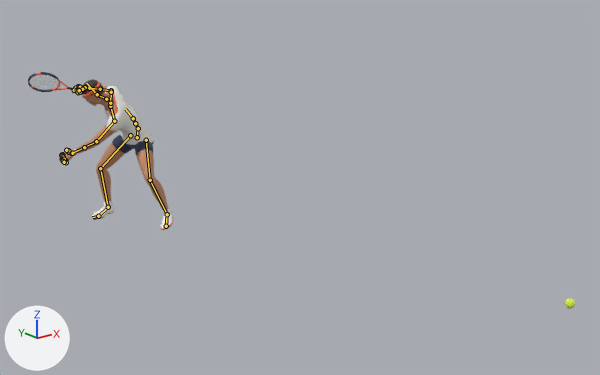
A saved change to the Blender file character-pipeline/kai/kai_07_ground.blend.
Before and after are seen from a 50 mm lens placed at (-4.0, -7.3, 2.99), pointed at (0.33, -1.88, 0.82). Every picture has the same lights, and +X, +Y and +Z are marked at lower left. The picture after the commit comes second. Both versions are drawn at frame 60 of the action 'Forehand'; the numbers are the values there. The bones that change, and the others that lie on the model, are drawn over the model as lines.

The first picture shows 'Kai_Ball', 'Kai_Body', 'Kai_Hair', 'Kai_Headband', 'Kai_Racket', 'Kai_Shirt', 'Kai_Shorts', 'Kai_Socks', 'Kai_Wristband_L' and 2 more.
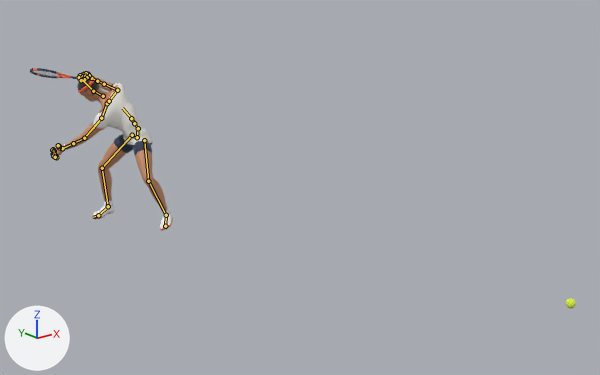
The change, as a list of edits to the scene's bpy script:
```text
Change bone_pelvis:
    where bone_pelvis = bpy.data.objects['Kai_Rig'].pose.bones['pelvis']  # child of 'Root'
    bone_pelvis.rotation_quaternion: (0.793, 0.111, -0.572, -0.181) -> (0.736, 0.108, -0.64, -0.195)  # degrees (50, -60, -56) -> degrees (69, -64, -76)
Change bone_spine_01:
    where bone_spine_01 = bpy.data.objects['Kai_Rig'].pose.bones['spine_01']  # child of 'pelvis'
    bone_spine_01.rotation_quaternion: (0.987, 0.098, -0.122, 0.021) -> (0.98, 0.104, -0.167, 0.043)  # degrees (11, -14, 1) -> degrees (12, -20, 3)
Change bone_spine_02:
    where bone_spine_02 = bpy.data.objects['Kai_Rig'].pose.bones['spine_02']  # child of 'spine_01'
    bone_spine_02.rotation_quaternion: (0.987, 0.098, -0.123, -0.012) -> (0.977, 0.11, -0.182, 0.009)  # degrees (12, -14, -3) -> degrees (13, -21, -1)
Change bone_spine_03:
    where bone_spine_03 = bpy.data.objects['Kai_Rig'].pose.bones['spine_03']  # child of 'spine_02'
    bone_spine_03.rotation_quaternion: (0.987, 0.101, -0.126, -0.015) -> (0.979, 0.117, -0.169, 0.006)  # degrees (12, -14, -3) -> degrees (14, -19, -2)
Change bone_clavicle_l:
    where bone_clavicle_l = bpy.data.objects['Kai_Rig'].pose.bones['clavicle_l']  # child of 'spine_03'
    bone_clavicle_l.rotation_quaternion: (0.992, 0.075, 0.0, -0.097) -> (0.99, 0.12, 0.04, -0.062)  # degrees (9, 1, -11) -> degrees (14, 5, -7)
Change bone_upperarm_l:
    where bone_upperarm_l = bpy.data.objects['Kai_Rig'].pose.bones['upperarm_l']  # child of 'clavicle_l'
    bone_upperarm_l.rotation_quaternion: (0.818, 0.534, 0.081, 0.197) -> (0.834, 0.48, -0.169, 0.212)  # degrees (65, -4, 24) -> degrees (57, -29, 13)
Change bone_upperarm_r:
    where bone_upperarm_r = bpy.data.objects['Kai_Rig'].pose.bones['upperarm_r']  # child of 'clavicle_r'
    bone_upperarm_r.rotation_quaternion: (0.925, 0.225, 0.303, -0.047) -> (0.69, 0.655, 0.236, -0.196)  # degrees (29, 36, 3) -> degrees (88, 36, 3)
Change bone_lowerarm_r:
    where bone_lowerarm_r = bpy.data.objects['Kai_Rig'].pose.bones['lowerarm_r']  # child of 'upperarm_r'
    bone_lowerarm_r.rotation_quaternion: (0.998, 0.047, 0.0, 0.029) -> (0.911, -0.411, -0.014, 0.033)  # degrees (5, 0, 3) -> degrees (-49, 0, 4)
Change bone_hand_r:
    where bone_hand_r = bpy.data.objects['Kai_Rig'].pose.bones['hand_r']  # child of 'lowerarm_r'
    bone_hand_r.rotation_quaternion: (0.98, 0.085, 0.107, -0.141) -> (0.984, -0.017, -0.093, -0.152)  # degrees (8, 14, -15) -> degrees (0, -11, -18)
Change bone_neck_01:
    where bone_neck_01 = bpy.data.objects['Kai_Rig'].pose.bones['neck_01']  # child of 'spine_03'
    bone_neck_01.rotation_quaternion: (1.0, -0.009, -0.001, 0.0) -> (1.0, -0.019, 0.012, -0.02)  # degrees (-1, 0, 0) -> degrees (-2, 1, -2)
Change bone_head:
    where bone_head = bpy.data.objects['Kai_Rig'].pose.bones['head']  # child of 'neck_01'
    bone_head.rotation_quaternion: (1.0, -0.009, 0.0, 0.0) -> (0.998, -0.029, 0.039, -0.027)  # degrees (-1, 0, 0) -> degrees (-3, 4, -3)
Change bone_thigh_l:
    where bone_thigh_l = bpy.data.objects['Kai_Rig'].pose.bones['thigh_l']  # child of 'pelvis'
    bone_thigh_l.rotation_quaternion: (0.896, -0.419, -0.137, -0.059) -> (0.884, -0.402, -0.221, -0.086)  # degrees (-50, -17, 1) -> degrees (-49, -27, 2)
Change bone_thigh_r:
    where bone_thigh_r = bpy.data.objects['Kai_Rig'].pose.bones['thigh_r']  # child of 'pelvis'
    bone_thigh_r.rotation_quaternion: (0.922, -0.384, 0.052, -0.013) -> (0.914, -0.401, -0.031, -0.045)  # degrees (-45, 5, -4) -> degrees (-47, -5, -3)
Change bone_calf_r:
    where bone_calf_r = bpy.data.objects['Kai_Rig'].pose.bones['calf_r']  # child of 'thigh_r'
    bone_calf_r.rotation_quaternion: (0.916, 0.331, 0.075, -0.215) -> (0.922, 0.32, 0.073, -0.207)  # degrees (37, 16, -21) -> degrees (36, 15, -20)
```

Changed parts and their boxes [x1, y1, x2, y2] in the pictures (600 x 375 px):
'Kai_Body', posed (7% wider, 10% taller): before [61, 86, 171, 215]; after [52, 73, 170, 215]
'Kai_Shirt', posed (18% wider): before [104, 86, 154, 147]; after [93, 83, 152, 147]
'Kai_Racket', posed (38% shorter): before [28, 72, 81, 92]; after [30, 68, 82, 80]
'Kai_Shorts', posed (7% narrower, 9% taller): before [112, 135, 153, 156]; after [114, 134, 152, 157]
'Kai_Hair', posed: before [81, 79, 104, 99]; after [77, 76, 100, 95]
'Kai_Headband', posed (14% narrower): before [81, 81, 101, 98]; after [78, 77, 95, 93]
'Kai_StringBed', posed: before [29, 75, 59, 91]; after [33, 71, 58, 77]
'Kai_Ball', posed: before [564, 298, 575, 309]; after [565, 298, 576, 309]
'Kai_Socks', posed (6% taller): before [104, 201, 170, 216]; after [104, 201, 169, 217]
'Kai_Wristband_L', posed: before [74, 148, 78, 155]; after [63, 144, 67, 150]
bone 'spine_01', root to tip: before (138, 128) to (135, 123); after (138, 128) to (134, 123)
bone 'spine_02', root to tip: before (135, 123) to (133, 118); after (134, 123) to (131, 118)
bone 'spine_03', root to tip: before (133, 118) to (125, 109); after (131, 118) to (122, 108)
bone 'clavicle_l', root to tip: before (110, 106) to (114, 121); after (107, 103) to (101, 118)
bone 'upperarm_l', root to tip: before (114, 121) to (96, 141); after (101, 118) to (84, 138)
bone 'upperarm_r', root to tip: before (111, 92) to (111, 90); after (117, 90) to (104, 84)
bone 'lowerarm_r', root to tip: before (111, 90) to (89, 88); after (104, 84) to (91, 78)
bone 'hand_r', root to tip: before (89, 88) to (86, 87); after (91, 78) to (89, 77)
bone 'neck_01', root to tip: before (106, 99) to (97, 94); after (103, 96) to (93, 91)
bone 'head', root to tip: before (97, 94) to (86, 83); after (93, 91) to (82, 79)
bone 'thigh_l', root to tip: before (146, 140) to (150, 180); after (144, 140) to (148, 181)
bone 'thigh_r', root to tip: before (130, 135) to (100, 168); after (132, 135) to (102, 168)
bone 'calf_r', root to tip: before (100, 168) to (108, 207); after (102, 168) to (108, 206)
